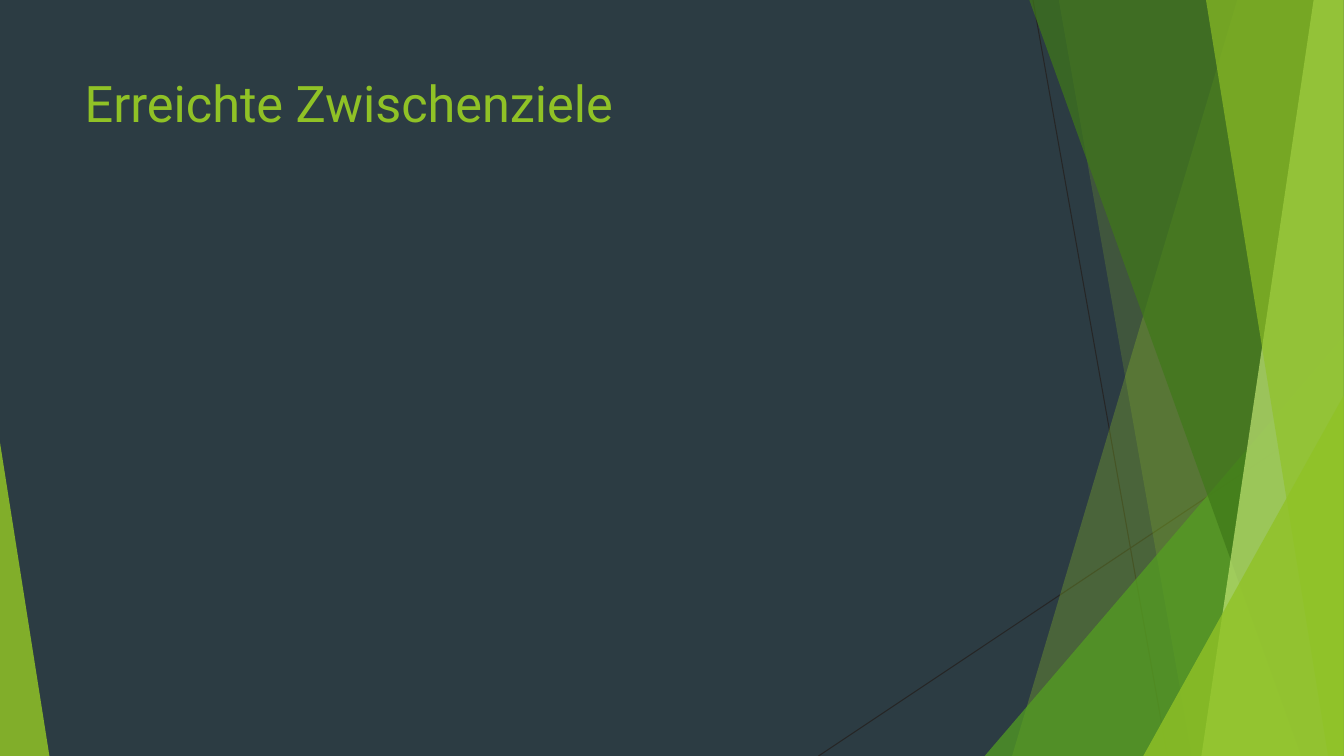
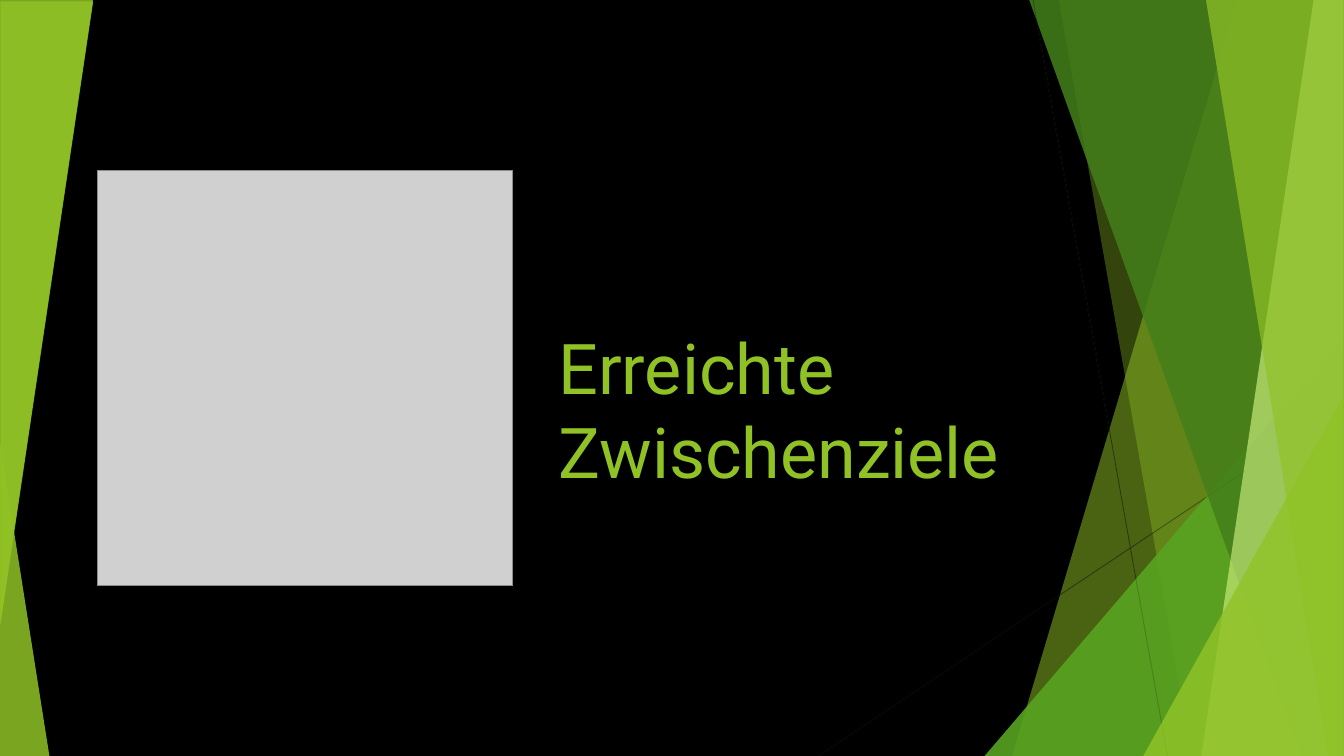
Before and after one commit to CrazyGoast/Sportferien_2024_API-2_bisadr_Planeten-Webseite, a slide deck: slide 4 of Documents/Präsentation_Universum-Webseite_Adrian.pptx. Drawn at 1344x756 pixels with LibreOffice and Linux fonts; fonts in the diff are those of the drawing; grey boxes stand for pictures. Boxes give left, top, right and bottom in pixels: in the first picture for what was removed or moved away, otherwise in the second. Text is boxed around its words. In the diff, an @@ line names an element or a change of style, - is before the commit and + after.

```diff
--- a/Documents/Präsentation_Universum-Webseite_Adrian.pptx
+++ b/Documents/Präsentation_Universum-Webseite_Adrian.pptx
@@ background #2C3C43 to #000000 @@
@@ group added at bbox=[0, 0, 1344, 756]: 5 freeform shapes, 3 triangles, 2 lines @@
@@ triangle added at bbox=[0, 1, 93, 626], fill #90C226 at 85% opacity @@
@@ title "Erreichte Zwischenziele": place and size @@
-title "Erreichte Zwischenziele" at bbox=[85, 84, 613, 123]
+title "Erreichte Zwischenziele" at bbox=[558, 341, 999, 479]
@@ title "Erreichte Zwischenziele" at bbox=[558, 341, 999, 479]: size 36 to 50 pt; vertical alignment top to bottom @@
@@ picture added at bbox=[98, 171, 513, 587] @@
```
Also in this commit, not shown: 2 other slides changed, 5 slides added, 5 slides removed, 1 other file.
